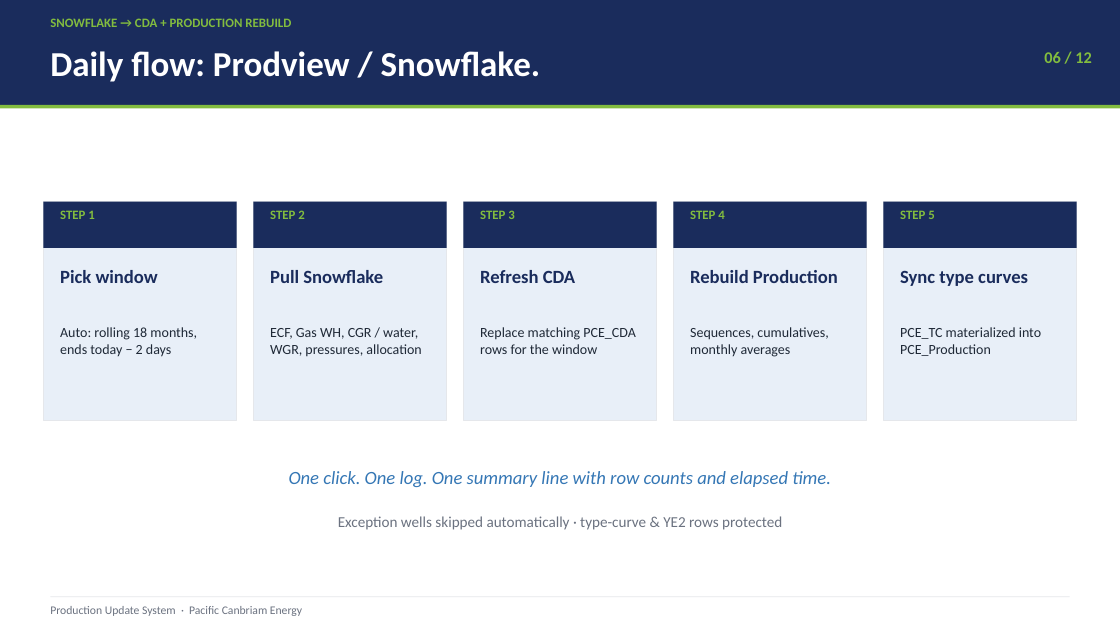
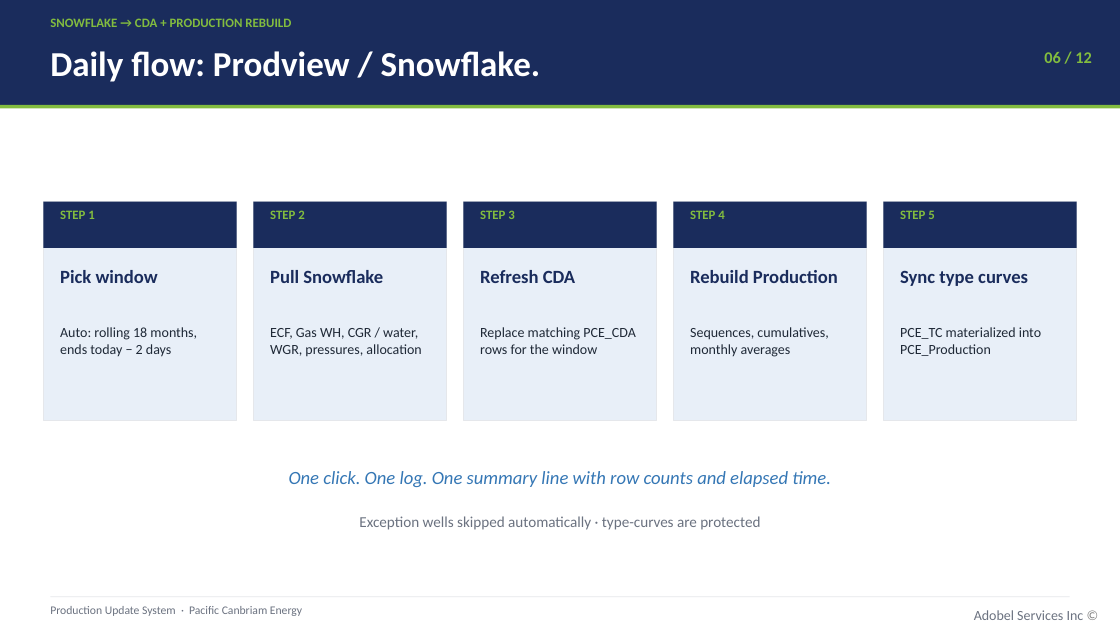
Before and after one commit to IfeanyiAyadiuno/ETL_Load, a slide deck: slide 6 of docs/Production_Update_Presentation.pptx. Drawn at 1120x630 pixels with LibreOffice and Linux fonts; fonts in the diff are those of the drawing. Boxes give left, top, right and bottom in pixels: in the first picture for what was removed or moved away, otherwise in the second. Text is boxed around its words. In the diff, an @@ line names an element or a change of style, - is before the commit and + after.

```diff
--- a/docs/Production_Update_Presentation.pptx
+++ b/docs/Production_Update_Presentation.pptx
@@ text at [359, 516, 760, 530]: text changed @@
-Exception wells skipped automatically · type-curve & YE2 rows protected
+Exception wells skipped automatically · type-curves are protected
@@ text added at [974, 610, 1084, 620], 12 pt, text #6B7280 @@
+Adobel Services Inc ©
```
Also in this commit, not shown: 10 other slides changed, 1 slide added, 1 slide removed, 3 other files.
